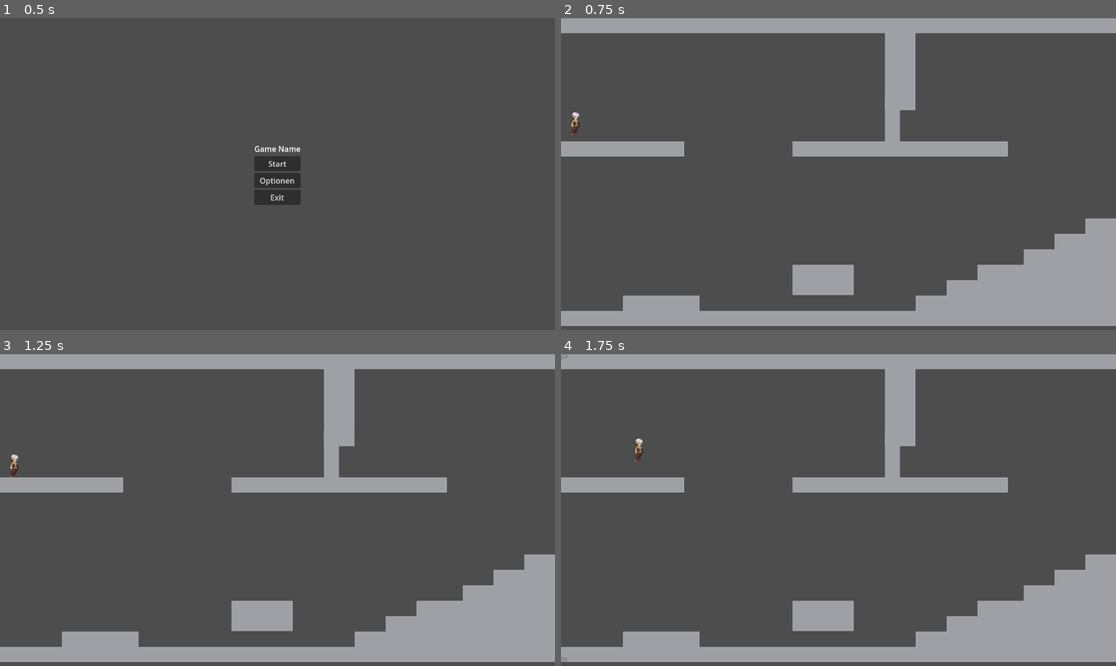
Above: before the commit, frames 1-4 (two rows, left to right).
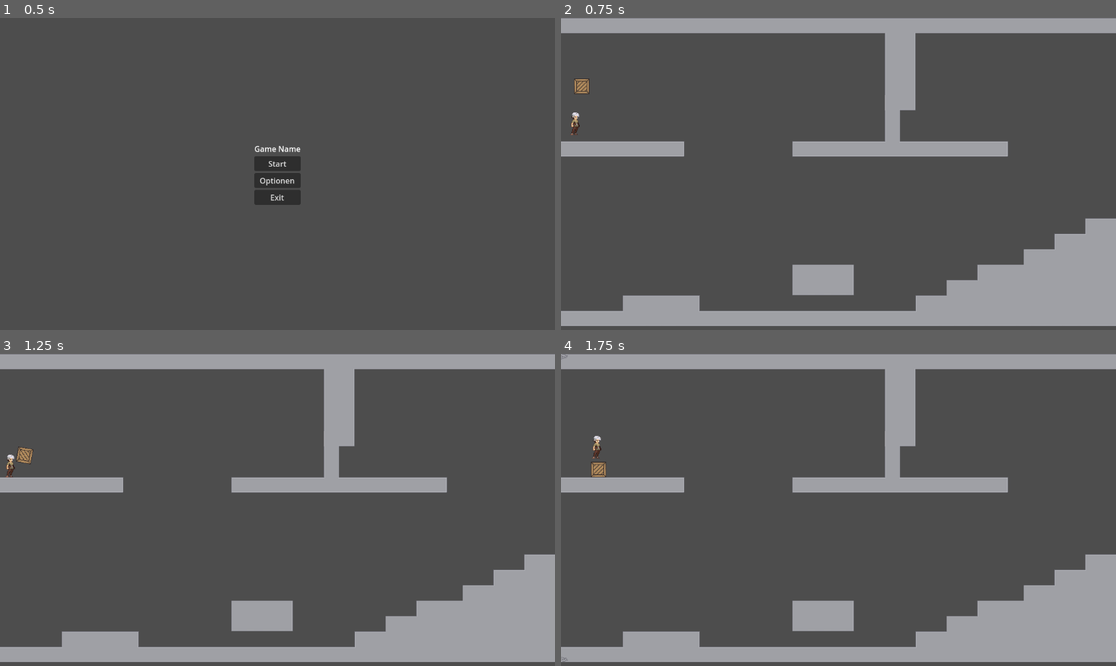
Above: after the commit, the same moments.

Repository: CelerityTAS/RostEntfernerTMLLC
Game: Godot game, scene res://scenes/menus/mainmenu.tscn
The game is run twice, just before and just after one commit, with the same random seed, the same clock (stepped at 60 frames per second) and the same inputs.
Inputs:
- Up to frame 1 (0.5 s): no input
- Up to frame 2 (0.75 s): click "Start" at 0.5 s
- Up to frame 3 (1.25 s): no input
- Up to frame 4 (1.75 s): tap Enter (ui_accept) at 1.25 s; hold D (right) from 1.28 s (still down); tap W (jump) at 1.52 s

Frame 1 is identical in both runs. In frame 2, 0.1% of the frame differs, in the area x 2-6%, y 19-25%; in frame 3, 0.2%; in frame 4, 0.3%, in the area x 5-15%, y 26-40%.

Commit message:
added box

Diff:
--- /dev/null
+++ b/Rostentferner/scenes/box.tscn
@@ -0,0 +1,21 @@
+[gd_scene load_steps=4 format=3 uid="uid://c4v4fvlsn3civ"]
+
+[ext_resource type="Texture2D" uid="uid://cswvml6t4bqvo" path="res://assets/interactive.png" id="1_2mt15"]
+
+[sub_resource type="PhysicsMaterial" id="PhysicsMaterial_6iyel"]
+
+[sub_resource type="RectangleShape2D" id="RectangleShape2D_qd60v"]
+size = Vector2(32, 32)
+
+[node name="Box" type="RigidBody2D"]
+collision_layer = 3
+mass = 0.01
+physics_material_override = SubResource("PhysicsMaterial_6iyel")
+
+[node name="Sprite2D" type="Sprite2D" parent="."]
+texture = ExtResource("1_2mt15")
+region_enabled = true
+region_rect = Rect2(244.23, 32.8724, 32, 32.5267)
+
+[node name="CollisionShape2D" type="CollisionShape2D" parent="."]
+shape = SubResource("RectangleShape2D_qd60v")
--- a/Rostentferner/scenes/game.tscn
+++ b/Rostentferner/scenes/game.tscn
@@ -6,6 +6,7 @@
 [ext_resource type="Script" path="res://scenes/Control.gd" id="4_dmsl0"]
 [ext_resource type="PackedScene" uid="uid://uirj7rkwubfv" path="res://scenes/button.tscn" id="5_wq3r6"]
 [ext_resource type="PackedScene" uid="uid://c8yqt4wwr7bpe" path="res://scenes/activated_door.tscn" id="6_xne04"]
+[ext_resource type="PackedScene" uid="uid://c4v4fvlsn3civ" path="res://scenes/box.tscn" id="7_2u0ga"]
 
 [sub_resource type="TileSetAtlasSource" id="TileSetAtlasSource_1rrkh"]
 texture = ExtResource("2_6mxba")
@@ -826,6 +827,8 @@
 terrain_set_0/terrain_0/color = Color(0.536454, 0.531715, 0.532895, 1)
 sources/0 = SubResource("TileSetAtlasSource_1rrkh")
 
+[sub_resource type="PhysicsMaterial" id="PhysicsMaterial_5wv63"]
+
 [node name="game" type="Node2D"]
 
 [node name="player" parent="." instance=ExtResource("1_rcv1w")]
@@ -856,4 +859,9 @@
 [node name="ActivatedDoor" parent="." instance=ExtResource("6_xne04")]
 position = Vector2(24, 125)
 
+[node name="Box" parent="." instance=ExtResource("7_2u0ga")]
+position = Vector2(-533, -190)
+physics_material_override = SubResource("PhysicsMaterial_5wv63")
+freeze_mode = 1
+
 [connection signal="ButtonPressed" from="Button" to="ActivatedDoor" method="_on_button_button_pressed"]
Binary file added: Rostentferner/assets/interactive.png
Not shown, added: Rostentferner/assets/interactive.png.import
Not shown: 1 places in Rostentferner/scenes/game.tscn that only renumber resources
